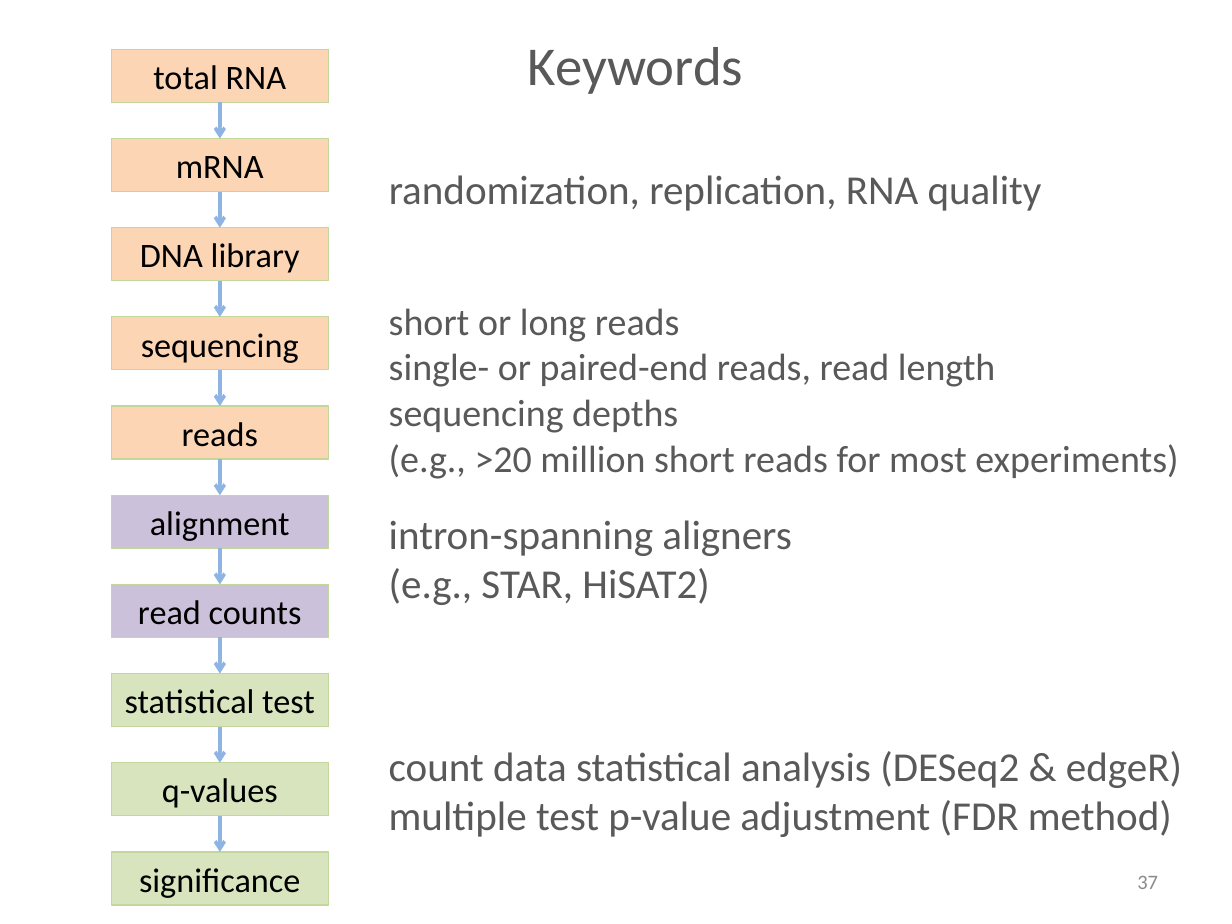
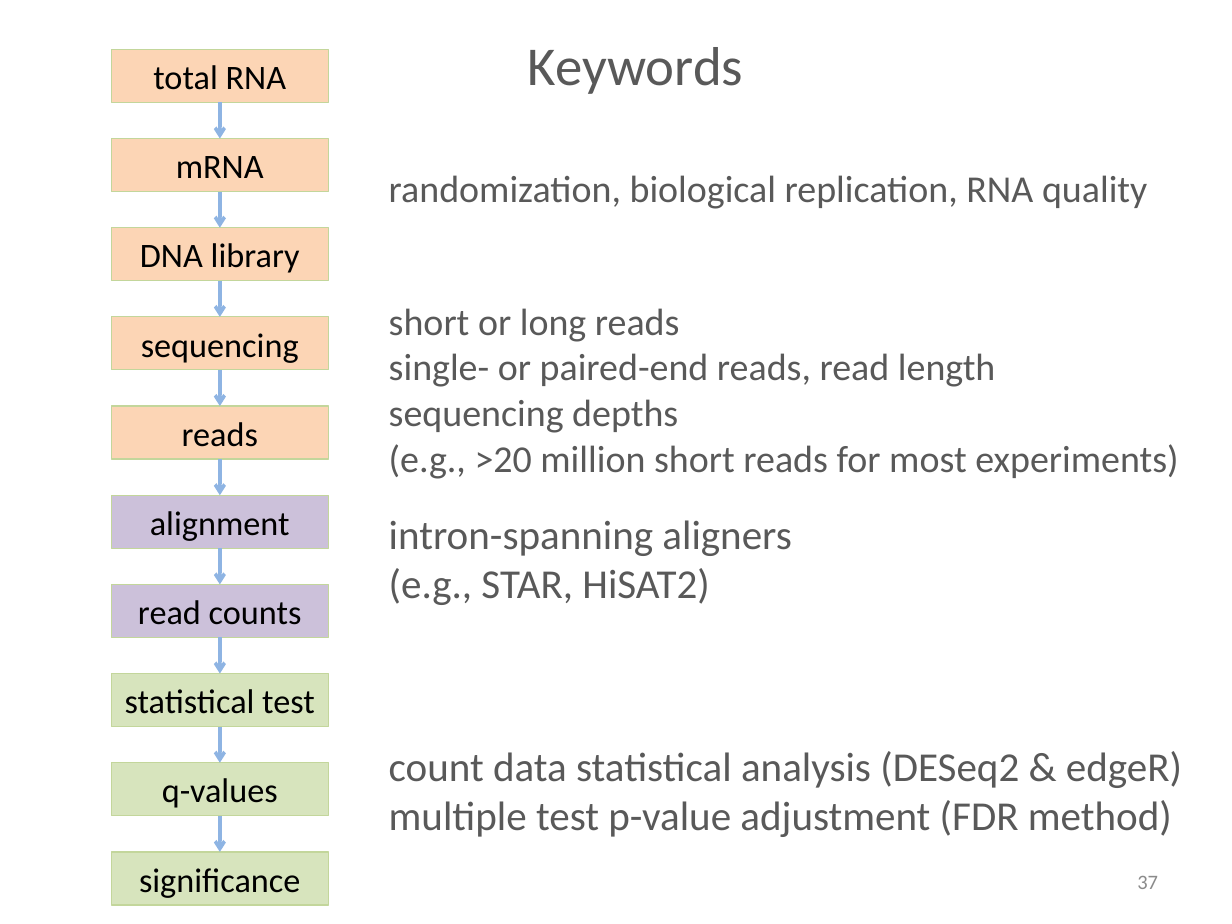
Before and after one commit to liu3zhenlab/teaching, a slide deck: slide 37 of RNA-Seq-Workshop/2024/lectures/DE-lecture_2024.pptx. Drawn at 1232x924 pixels with LibreOffice and Linux fonts; fonts in the diff are those of the drawing. Boxes give left, top, right and bottom in pixels: in the first picture for what was removed or moved away, otherwise in the second. Text is boxed around its words. In the diff, an @@ line names an element or a change of style, - is before the commit and + after.

```diff
--- a/RNA-Seq-Workshop/2024/lectures/DE-lecture_2024.pptx
+++ b/RNA-Seq-Workshop/2024/lectures/DE-lecture_2024.pptx
@@ text at (389, 175, 1147, 209): text changed; size 24 to 22.2 pt @@
-randomization, replication, RNA quality
+randomization, biological replication, RNA quality
```
Also in this commit, not shown: 11 other slides changed, 10 other files.
